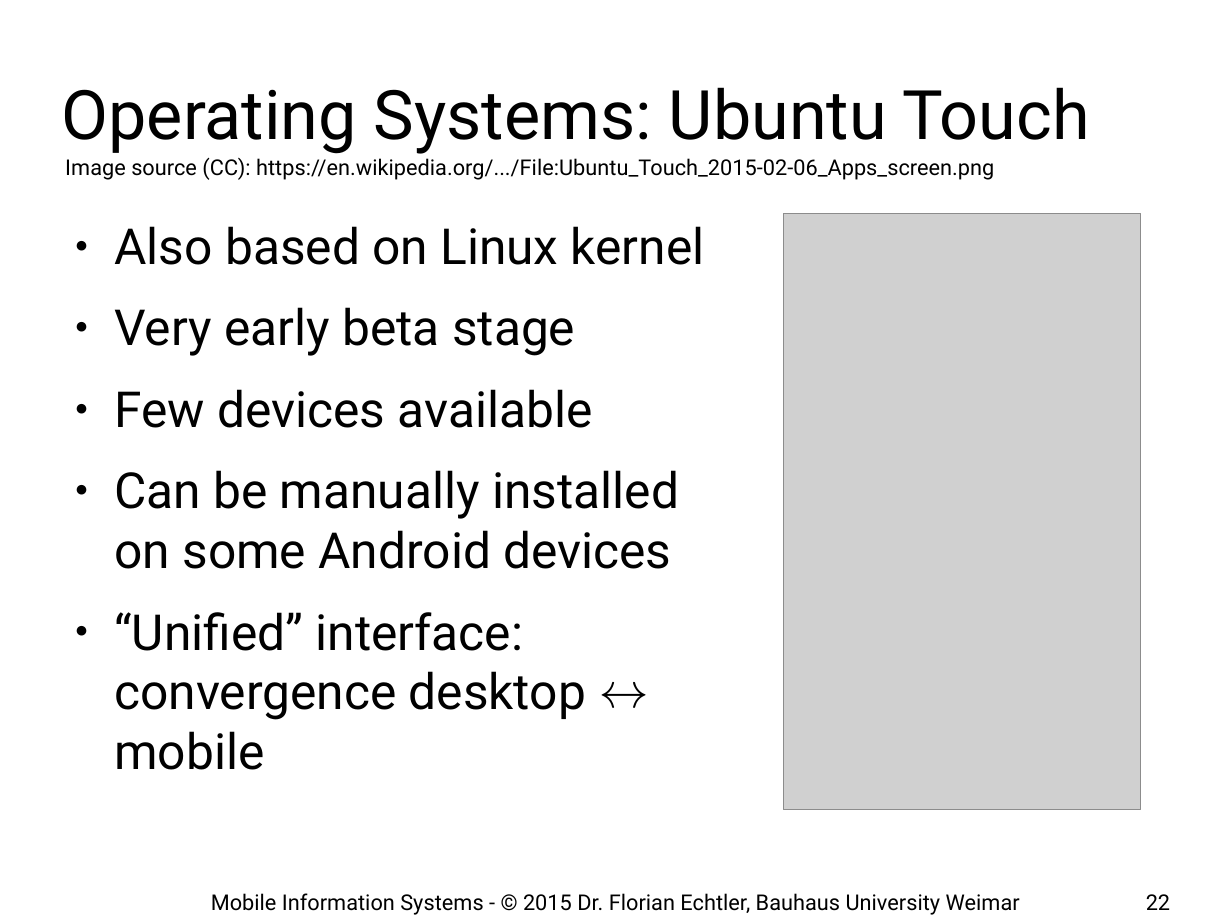
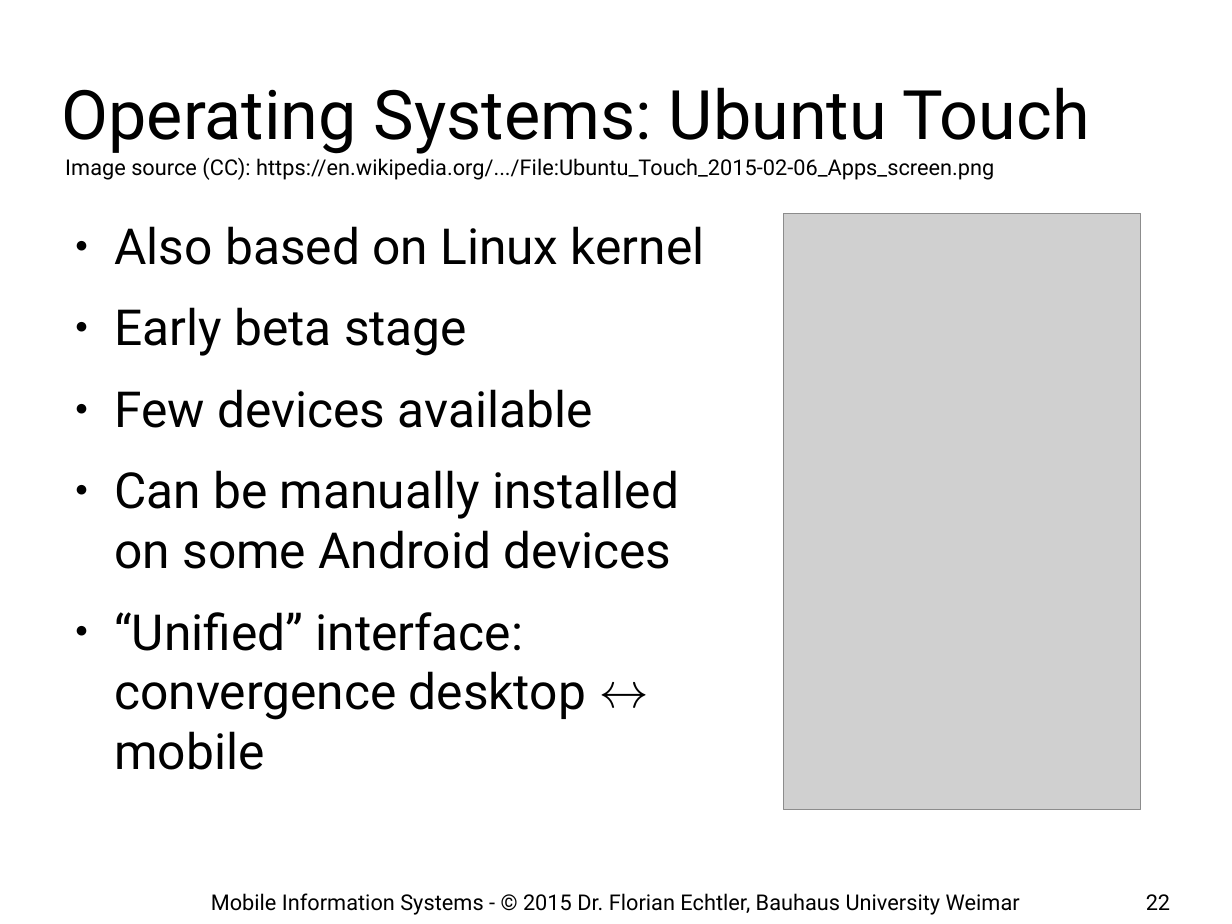
Before and after one commit to floe/mobile-information-systems, a slide deck: slide 22 of 01-introduction-basics.odp. Drawn at 1232x924 pixels with LibreOffice and Linux fonts; fonts in the diff are those of the drawing; grey boxes stand for pictures; background and template pictures are left out. Boxes give left, top, right and bottom in pixels: in the first picture for what was removed or moved away, otherwise in the second. Text is boxed around its words. In the diff, an @@ line names an element or a change of style, - is before the commit and + after.

```diff
--- a/01-introduction-basics.odp
+++ b/01-introduction-basics.odp
@@ text at [114,307,467,356]: text changed @@
-● Very early beta stage
+● Early beta stage
```
Also in this commit, not shown: 7 other slides changed.
